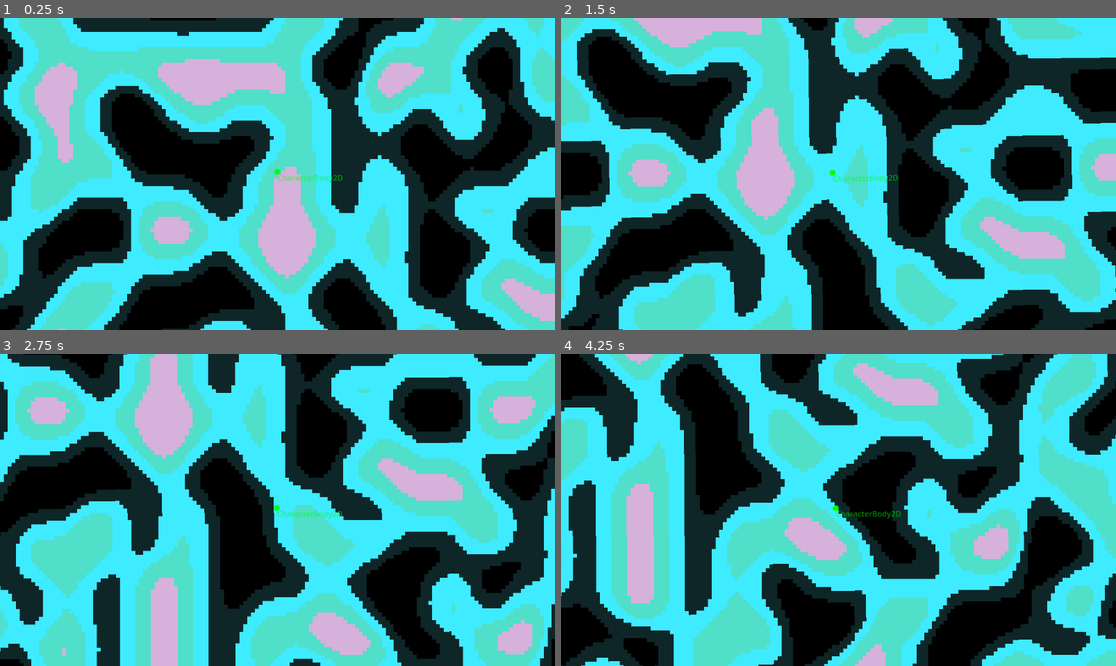
Above: before the commit, frames 1-4 (two rows, left to right).
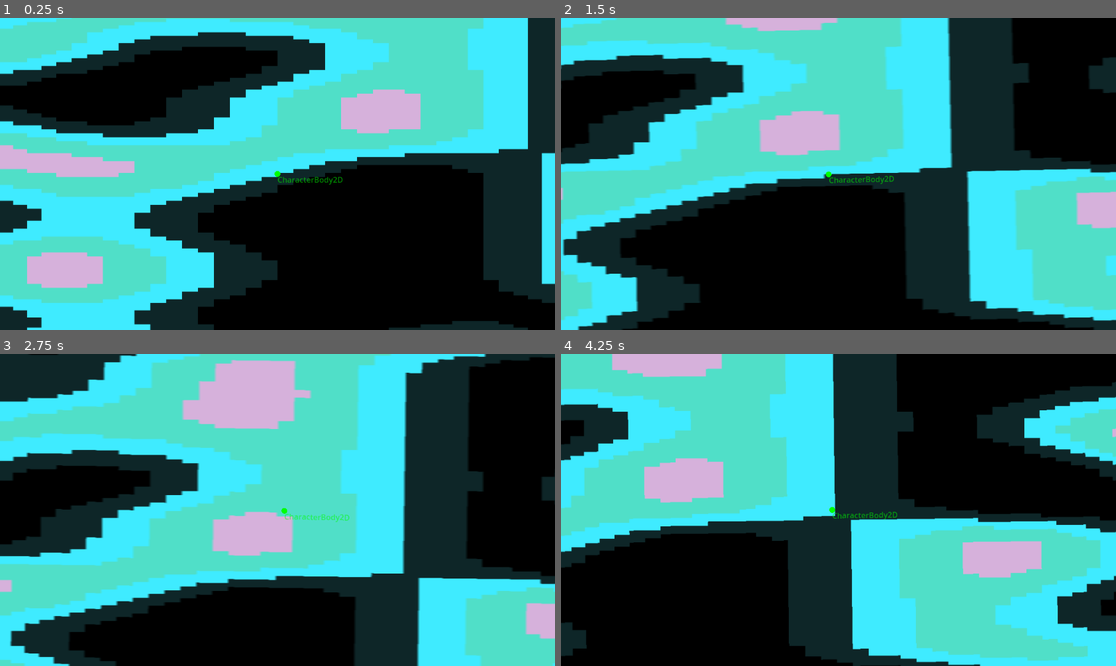
Above: after the commit, the same moments.

Repository: tremisabdoul/2drl
Game: Godot game, scene res://node_2d.tscn
Same seed, same stepped clock (60 frames per second), same inputs: the game is played once before the commit and once after it.
Inputs:
- Up to frame 1 (0.25 s): no input
- Up to frame 2 (1.5 s): hold Shift 0.53-1.28 s; hold Right (ui_right) from 0.53 s (still down); tap Up (ui_up) at 0.77 s; tap Shift at 1.35 s
- Up to frame 3 (2.75 s): tap Up (ui_up) at 1.52 s; release Right (ui_right) at 2.03 s; hold Left (ui_left) from 2.03 s (still down); hold Shift from 2.03 s (still down)
- Up to frame 4 (4.25 s): release Left (ui_left) at 2.78 s; release Shift at 2.78 s; hold Right (ui_right) from 2.78 s (still down); tap Shift at 2.85 s; tap Up (ui_up) at 3.02, 3.77 s; hold Shift from 3.53 s (still down)

The runs differ from the first frame. In frame 1, 80% of the frame differs, in the area x 0-100%, y 0-100%; in frame 2, 73%; in frame 3, 76%; in frame 4, 83%.

Commit message:
destination plus vite

Diff:
--- a/CharacterBody2D.gd
+++ b/CharacterBody2D.gd
@@ -1,9 +1,9 @@
 extends CharacterBody2D
 
-@export var speed: float = 30.0
+@export var speed: float = 50.0
 var dtbf:          float
-var gravity:       float = 800.
-var jump_impulse:  float = -400.
+var gravity:       float = 1000.
+var jump_impulse:  float = -500.
 
 
 func _ready():
--- a/Sprite2D2.gd
+++ b/Sprite2D2.gd
@@ -27,8 +27,8 @@
 	texture.color_ramp = gradiant
 	texture.generate_mipmaps = false
 	texture.noise = noise
-	texture.width = 4096
-	texture.width = 4096
+	texture.width = 2048
+	texture.width = 2048
 	await texture.changed
 	image = texture.get_image()
 	print("Map generation: 2/3: Collision generation")
--- /dev/null
+++ b/destination_finale.tscn
@@ -0,0 +1,176 @@
+[gd_scene load_steps=13 format=3 uid="uid://r50nqmxa4rtj"]
+
+[ext_resource type="Script" path="res://CharacterBody2D.gd" id="1_vry68"]
+[ext_resource type="Shader" path="res://shader2d1.gdshader" id="2_hhh7g"]
+
+[sub_resource type="SphereMesh" id="SphereMesh_yv25u"]
+radius = 1920.0
+height = 512.0
+radial_segments = 4
+rings = 1
+is_hemisphere = true
+
+[sub_resource type="RectangleShape2D" id="RectangleShape2D_4wnx0"]
+size = Vector2(3840, 512)
+
+[sub_resource type="BoxMesh" id="BoxMesh_6hct3"]
+size = Vector3(128, 128, 1)
+
+[sub_resource type="RectangleShape2D" id="RectangleShape2D_8d4g8"]
+size = Vector2(128, 128)
+
+[sub_resource type="ShaderMaterial" id="ShaderMaterial_4e6hn"]
+shader = ExtResource("2_hhh7g")
+shader_parameter/motion_blur_effect_enabled = true
+shader_parameter/motion_blur_quality = 8.0
+shader_parameter/motion_blur_boost = 1.0
+shader_parameter/velocity = Vector2(0, 0)
+shader_parameter/distortion_effect_enabled = true
+shader_parameter/distortion_strength = 32.0
+shader_parameter/distortion_power = 8.0
+
+[sub_resource type="CanvasTexture" id="CanvasTexture_h3ch2"]
+
+[sub_resource type="SphereMesh" id="SphereMesh_e08f1"]
+radius = 6.0
+height = 12.0
+
+[sub_resource type="Gradient" id="Gradient_wtypc"]
+offsets = PackedFloat32Array(0.425641)
+colors = PackedColorArray(0, 1, 0, 1)
+
+[sub_resource type="GradientTexture1D" id="GradientTexture1D_t34qm"]
+gradient = SubResource("Gradient_wtypc")
+width = 1
+
+[sub_resource type="CapsuleShape2D" id="CapsuleShape2D_po0vt"]
+radius = 6.0
+height = 12.0
+
+[node name="Node2D" type="Node2D"]
+
+[node name="Node2D" type="Node2D" parent="."]
+
+[node name="StaticBody2D" type="StaticBody2D" parent="Node2D"]
+
+[node name="MeshInstance2D" type="MeshInstance2D" parent="Node2D/StaticBody2D"]
+mesh = SubResource("SphereMesh_yv25u")
+
+[node name="CollisionShape2D" type="CollisionShape2D" parent="Node2D/StaticBody2D"]
+position = Vector2(0, 256)
+shape = SubResource("RectangleShape2D_4wnx0")
+
+[node name="StaticBody2D2" type="StaticBody2D" parent="Node2D"]
+position = Vector2(1440, -128)
+
+[node name="MeshInstance2D" type="MeshInstance2D" parent="Node2D/StaticBody2D2"]
+mesh = SubResource("BoxMesh_6hct3")
+
+[node name="CollisionShape2D" type="CollisionShape2D" parent="Node2D/StaticBody2D2"]
+shape = SubResource("RectangleShape2D_8d4g8")
+
+[node name="StaticBody2D3" type="StaticBody2D" parent="Node2D"]
+position = Vector2(1184, -64)
+
+[node name="MeshInstance2D" type="MeshInstance2D" parent="Node2D/StaticBody2D3"]
+mesh = SubResource("BoxMesh_6hct3")
+
+[node name="CollisionShape2D" type="CollisionShape2D" parent="Node2D/StaticBody2D3"]
+shape = SubResource("RectangleShape2D_8d4g8")
+
+[node name="StaticBody2D4" type="StaticBody2D" parent="Node2D"]
+position = Vector2(1440, -256)
+
+[node name="MeshInstance2D" type="MeshInstance2D" parent="Node2D/StaticBody2D4"]
+mesh = SubResource("BoxMesh_6hct3")
+
+[node name="CollisionShape2D" type="CollisionShape2D" parent="Node2D/StaticBody2D4"]
+shape = SubResource("RectangleShape2D_8d4g8")
+
+[node name="StaticBody2D5" type="StaticBody2D" parent="Node2D"]
+position = Vector2(1568, -192)
+rotation = -0.785398
+
+[node name="MeshInstance2D" type="MeshInstance2D" parent="Node2D/StaticBody2D5"]
+mesh = SubResource("BoxMesh_6hct3")
+
+[node name="CollisionShape2D" type="CollisionShape2D" parent="Node2D/StaticBody2D5"]
+shape = SubResource("RectangleShape2D_8d4g8")
+
+[node name="StaticBody2D6" type="StaticBody2D" parent="Node2D"]
+position = Vector2(1696, -64)
+rotation = -0.785398
+
+[node name="MeshInstance2D" type="MeshInstance2D" parent="Node2D/StaticBody2D6"]
+mesh = SubResource("BoxMesh_6hct3")
+
+[node name="CollisionShape2D" type="CollisionShape2D" parent="Node2D/StaticBody2D6"]
+shape = SubResource("RectangleShape2D_8d4g8")
+
+[node name="StaticBody2D7" type="StaticBody2D" parent="Node2D"]
+position = Vector2(1120, 0)
+rotation = -0.785398
+
+[node name="MeshInstance2D" type="MeshInstance2D" parent="Node2D/StaticBody2D7"]
+mesh = SubResource("BoxMesh_6hct3")
+
+[node name="CollisionShape2D" type="CollisionShape2D" parent="Node2D/StaticBody2D7"]
+shape = SubResource("RectangleShape2D_8d4g8")
+
+[node name="StaticBody2D8" type="StaticBody2D" parent="Node2D"]
+position = Vector2(1248, -128)
+rotation = -0.785398
+
+[node name="MeshInstance2D" type="MeshInstance2D" parent="Node2D/StaticBody2D8"]
+mesh = SubResource("BoxMesh_6hct3")
+
+[node name="CollisionShape2D" type="CollisionShape2D" parent="Node2D/StaticBody2D8"]
+shape = SubResource("RectangleShape2D_8d4g8")
+
+[node name="StaticBody2D9" type="StaticBody2D" parent="Node2D"]
+position = Vector2(1184, -384)
+
+[node name="MeshInstance2D" type="MeshInstance2D" parent="Node2D/StaticBody2D9"]
+mesh = SubResource("BoxMesh_6hct3")
+
+[node name="CollisionShape2D" type="CollisionShape2D" parent="Node2D/StaticBody2D9"]
+shape = SubResource("RectangleShape2D_8d4g8")
+
+[node name="CharacterBody2D" type="CharacterBody2D" parent="."]
+texture_filter = 1
+position = Vector2(-256, -80)
+floor_constant_speed = true
+floor_block_on_wall = false
+floor_snap_length = 16.0
+script = ExtResource("1_vry68")
+
+[node name="Camera2D" type="Camera2D" parent="CharacterBody2D"]
+ignore_rotation = false
+
+[node name="Sprite2D4" type="Sprite2D" parent="CharacterBody2D/Camera2D"]
+material = SubResource("ShaderMaterial_4e6hn")
+scale = Vector2(1920, 1080)
+texture = SubResource("CanvasTexture_h3ch2")
+
+[node name="MeshInstance2D" type="MeshInstance2D" parent="CharacterBody2D"]
+mesh = SubResource("SphereMesh_e08f1")
+texture = SubResource("GradientTexture1D_t34qm")
+
+[node name="CollisionShape2D" type="CollisionShape2D" parent="CharacterBody2D"]
+shape = SubResource("CapsuleShape2D_po0vt")
+
+[node name="Label" type="RichTextLabel" parent="CharacterBody2D"]
+offset_right = 47.0
+offset_bottom = 23.0
+bbcode_enabled = true
+text = "[color=#00FF0088]Name[/color]"
+fit_content = true
+scroll_active = false
+autowrap_mode = 0
+shortcut_keys_enabled = false
+
+[node name="R" type="RayCast2D" parent="CharacterBody2D"]
+target_position = Vector2(16, 0)
+
+[node name="L" type="RayCast2D" parent="CharacterBody2D"]
+target_position = Vector2(-16, 0)
--- a/node_2d.tscn
+++ b/node_2d.tscn
@@ -8,11 +8,11 @@
 
 [sub_resource type="ShaderMaterial" id="ShaderMaterial_6po4x"]
 shader = ExtResource("3_hgyc6")
-shader_parameter/motion_blur_effect_enabled = false
+shader_parameter/motion_blur_effect_enabled = true
 shader_parameter/motion_blur_quality = 8.0
 shader_parameter/motion_blur_boost = 1.0
 shader_parameter/velocity = Vector2(0, 0)
-shader_parameter/distortion_effect_enabled = false
+shader_parameter/distortion_effect_enabled = true
 shader_parameter/distortion_strength = 32.0
 shader_parameter/distortion_power = 8.0
 
@@ -38,14 +38,13 @@
 
 [node name="Sprite2D2" type="Sprite2D" parent="."]
 texture_filter = 3
-scale = Vector2(8, 8)
+scale = Vector2(32, 8)
 script = ExtResource("2_3876p")
 noise = ExtResource("3_rmeff")
 gradiant = ExtResource("4_5kivw")
 
 [node name="CharacterBody2D" type="CharacterBody2D" parent="."]
 texture_filter = 1
-position = Vector2(0, 128)
 floor_constant_speed = true
 floor_block_on_wall = false
 floor_snap_length = 16.0
Not shown: 1 places in node_2d.tscn that only renumber resources
